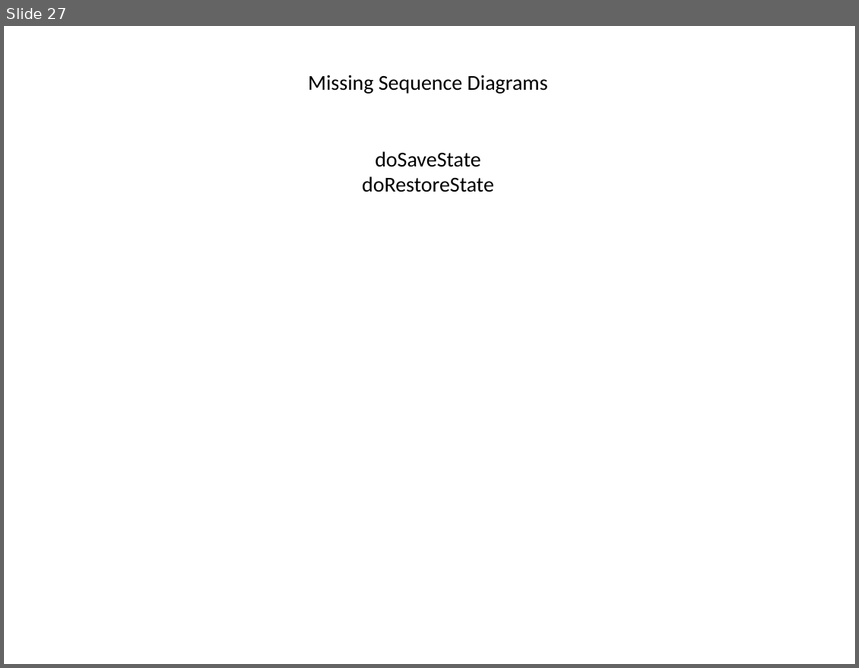
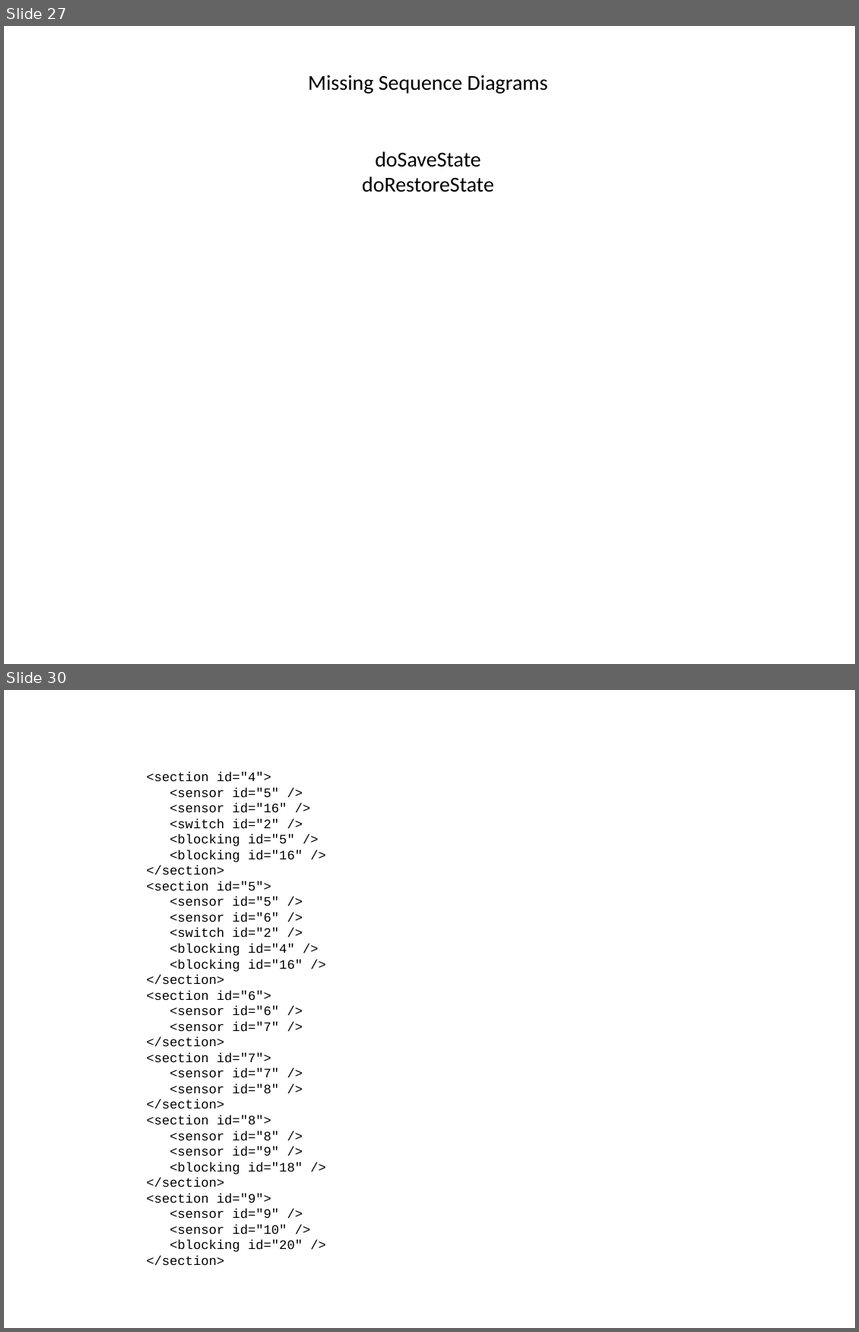
Before and after one commit to mlozborne/motin, a slide deck: Documentation/Design/ControllerDesign.pptx. Shown one above the other, each under a label of ours: slide 27 before the commit, slides 27 and 30 after it; the slides between them are not shown. The pictures are 859x668 and 859x1332 pixels, drawn with LibreOffice and Linux fonts; fonts in the diff are those of the drawing. Boxes give left, top, right and bottom in pixels: in the first picture for what was removed or moved away, otherwise in the second. Text is boxed around its words. In the diff, an @@ line names an element or a change of style, - is before the commit and + after.

```diff
--- a/Documentation/Design/ControllerDesign.pptx
+++ b/Documentation/Design/ControllerDesign.pptx
@@ slide 30 added at [4, 690, 855, 1328], background #FFFFFF @@
@@ text added at [146, 771, 303, 1266], 11 pt, text #000000 @@
+<section id="4">
+<sensor id="5" />
+<sensor id="16" />
+<switch id="2" />
+<blocking id="5" />
+<blocking id="16" />
+</section>
+<section id="5">
+<sensor id="5" />
+<sensor id="6" />
+<switch id="2" />
+<blocking id="4" />
+<blocking id="16" />
+</section>
+<section id="6">
+<sensor id="6" />
+<sensor id="7" />
+</section>
+<section id="7">
+<sensor id="7" />
+<sensor id="8" />
+</section>
+<section id="8">
+<sensor id="8" />
+<sensor id="9" />
+<blocking id="18" />
+</section>
+<section id="9">
+<sensor id="9" />
+<sensor id="10" />
+<blocking id="20" />
+</section>
```
Also in this commit, not shown: 1 slide changed, 6 other slides added.
